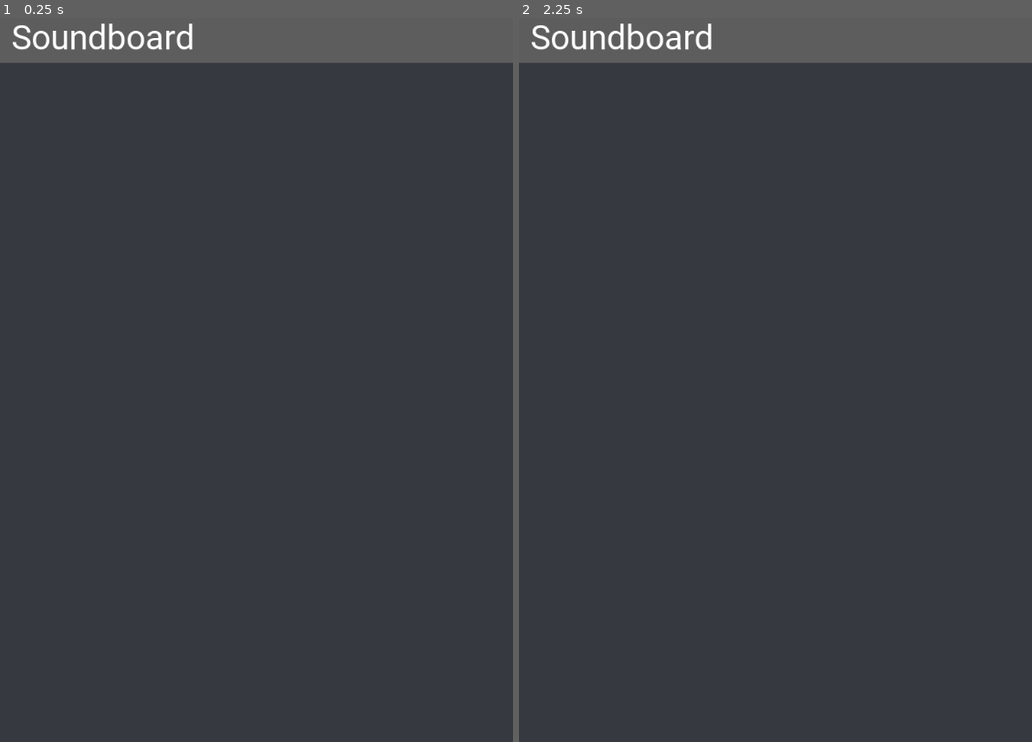
Above: before the commit, frames 1-2 (left to right).
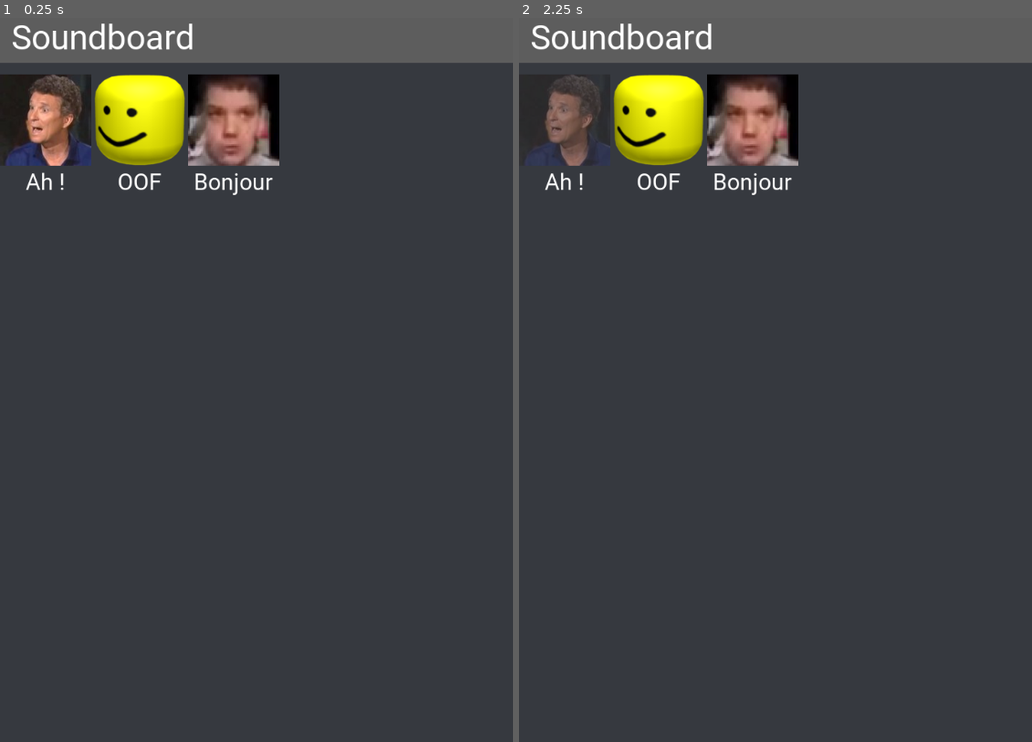
Above: after the commit, the same moments.

Repository: djalexkidd/soundboard
Game: Godot game, scene res://scenes/Main.tscn
The game is run twice, just before and just after one commit, with the same random seed, the same clock (stepped at 60 frames per second) and the same inputs.
Inputs (mouse positions are in pixels of both pictures, inside the frame that each line leads up to):
- Up to frame 1 (0.25 s): no input
- Up to frame 2 (2.25 s): click (524, 75) at 0.52 s; tap Enter at 2 s

The runs differ from the first frame. In frame 1, 6.3% of the frame differs, in the area x 0-55%, y 7-25%; in frame 2, 5.1%.

Commit message:
BONJOUR

Diff:
--- a/scenes/Main.tscn
+++ b/scenes/Main.tscn
@@ -37,16 +37,25 @@
 [node name="SoundEffect" parent="Sounds/GridContainer" instance=ExtResource( 2 )]
 margin_right = 218.0
 margin_bottom = 170.0
+EntryName = "Ah !"
+EntryImage = "res://assets/images/ah.jpg"
+EntryAudio = "res://assets/sounds/DS401.ogg"
 
 [node name="SoundEffect2" parent="Sounds/GridContainer" instance=ExtResource( 2 )]
 margin_left = 222.0
 margin_right = 440.0
 margin_bottom = 170.0
+EntryName = "OOF"
+EntryImage = "res://assets/images/oof.png"
+EntryAudio = "res://assets/sounds/oof.wav"
 
 [node name="SoundEffect3" parent="Sounds/GridContainer" instance=ExtResource( 2 )]
 margin_left = 444.0
 margin_right = 662.0
 margin_bottom = 170.0
+EntryName = "Bonjour"
+EntryImage = "res://assets/images/bonjour.png"
+EntryAudio = "res://assets/sounds/DS407.ogg"
 
 [node name="SoundEffect4" parent="Sounds/GridContainer" instance=ExtResource( 2 )]
 margin_top = 174.0
--- a/scenes/SoundEffect.tscn
+++ b/scenes/SoundEffect.tscn
@@ -35,3 +35,4 @@
 [node name="SoundEffectAudio" type="AudioStreamPlayer" parent="."]
 
 [connection signal="pressed" from="CenterContainer/SoundEffectButton" to="." method="_on_SoundEffectButton_pressed"]
+[connection signal="finished" from="SoundEffectAudio" to="." method="_on_SoundEffectAudio_finished"]
--- a/scripts/SoundEffect.gd
+++ b/scripts/SoundEffect.gd
@@ -12,3 +12,7 @@
 
 func _on_SoundEffectButton_pressed():
 	$SoundEffectAudio.play()
+	$CenterContainer/SoundEffectButton.set_modulate(Color(1,1,1,0.5))
+
+func _on_SoundEffectAudio_finished():
+	$CenterContainer/SoundEffectButton.set_modulate(Color(1,1,1,1))
Binary file changed: assets/images/ah.jpg
Binary file added: assets/images/bonjour.png
Not shown, added: assets/images/bonjour.png.import
Binary file added: assets/images/oof.png
Not shown, added: assets/images/oof.png.import
Not shown, added: assets/sounds/DS401.ogg.import
Not shown, added: assets/sounds/DS407.ogg.import
Not shown, added: assets/sounds/oof.wav.import
Not shown, added: assets/sounds/DS401.ogg
Not shown, added: assets/sounds/DS407.ogg
Not shown, added: assets/sounds/oof.wav
